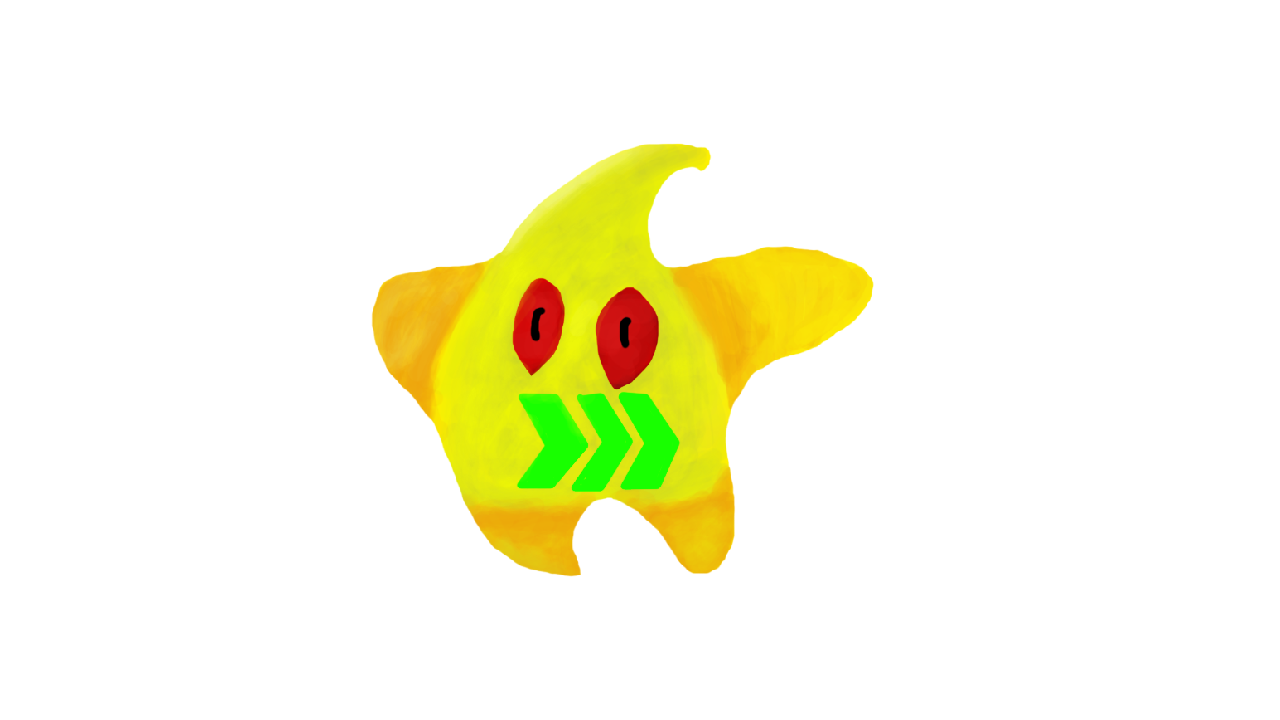
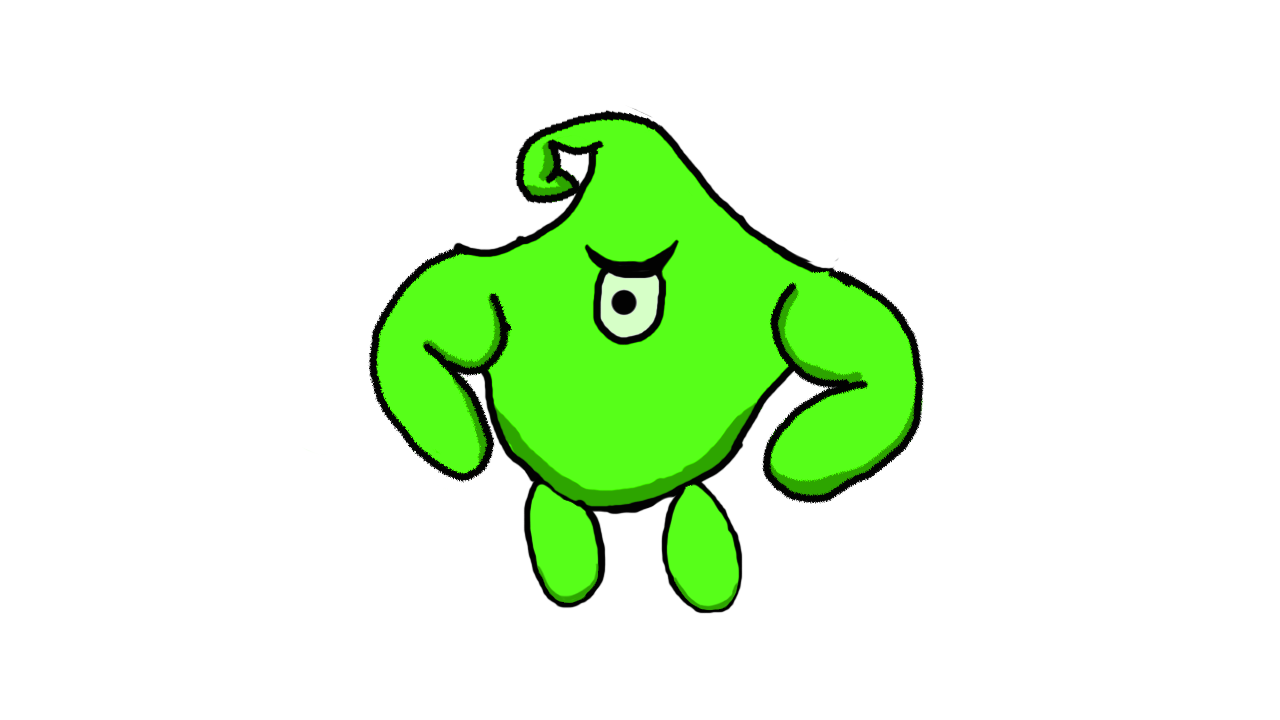
Layers edited between the first and the second 1280 x 720 image:
added layer "Laag 16" in group "ster geel" over [304, 105, 925, 614]
hid "ster" (2nd of 3, in "concept ster"), moved it into group "concept ster" over [371, 143, 874, 577]
